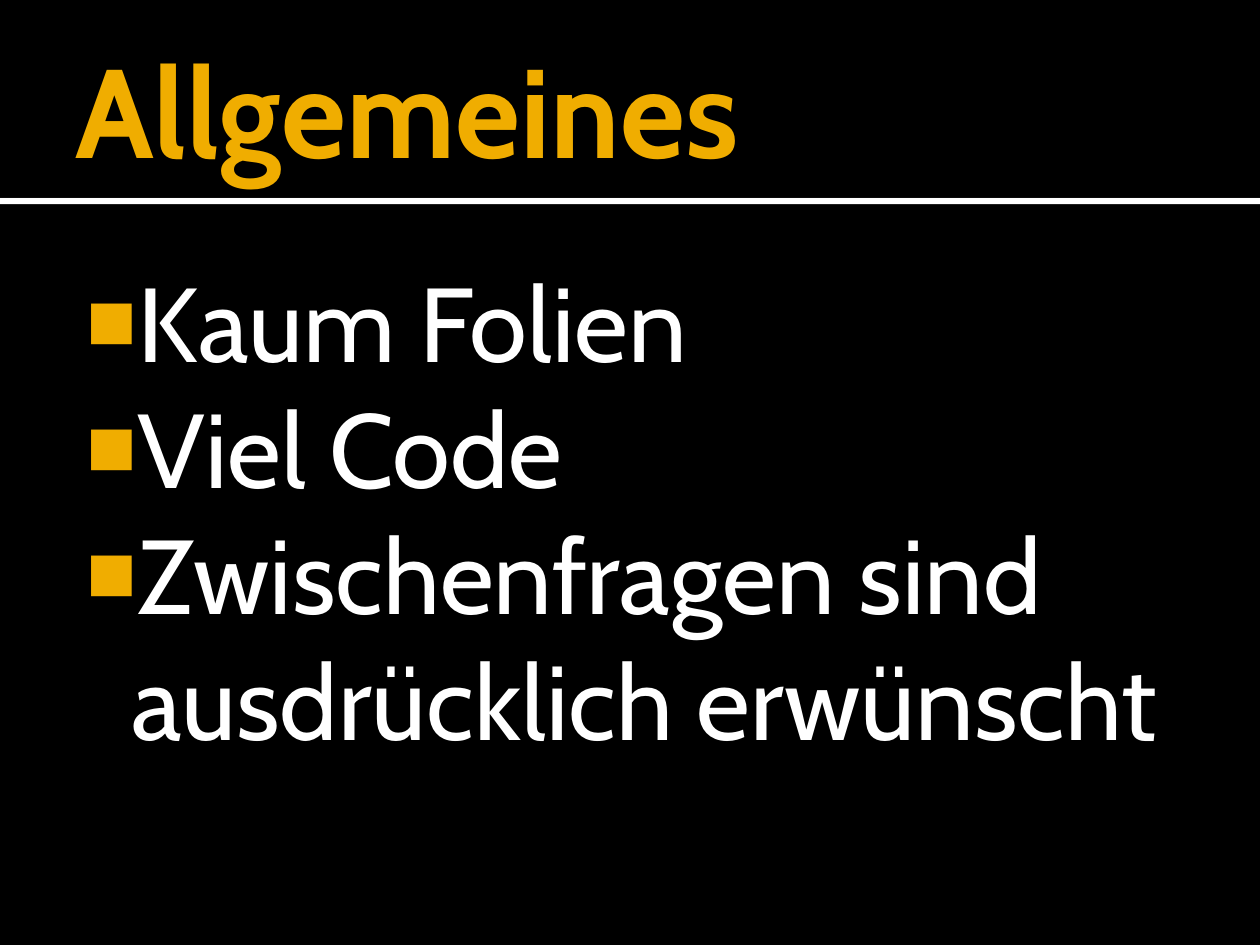
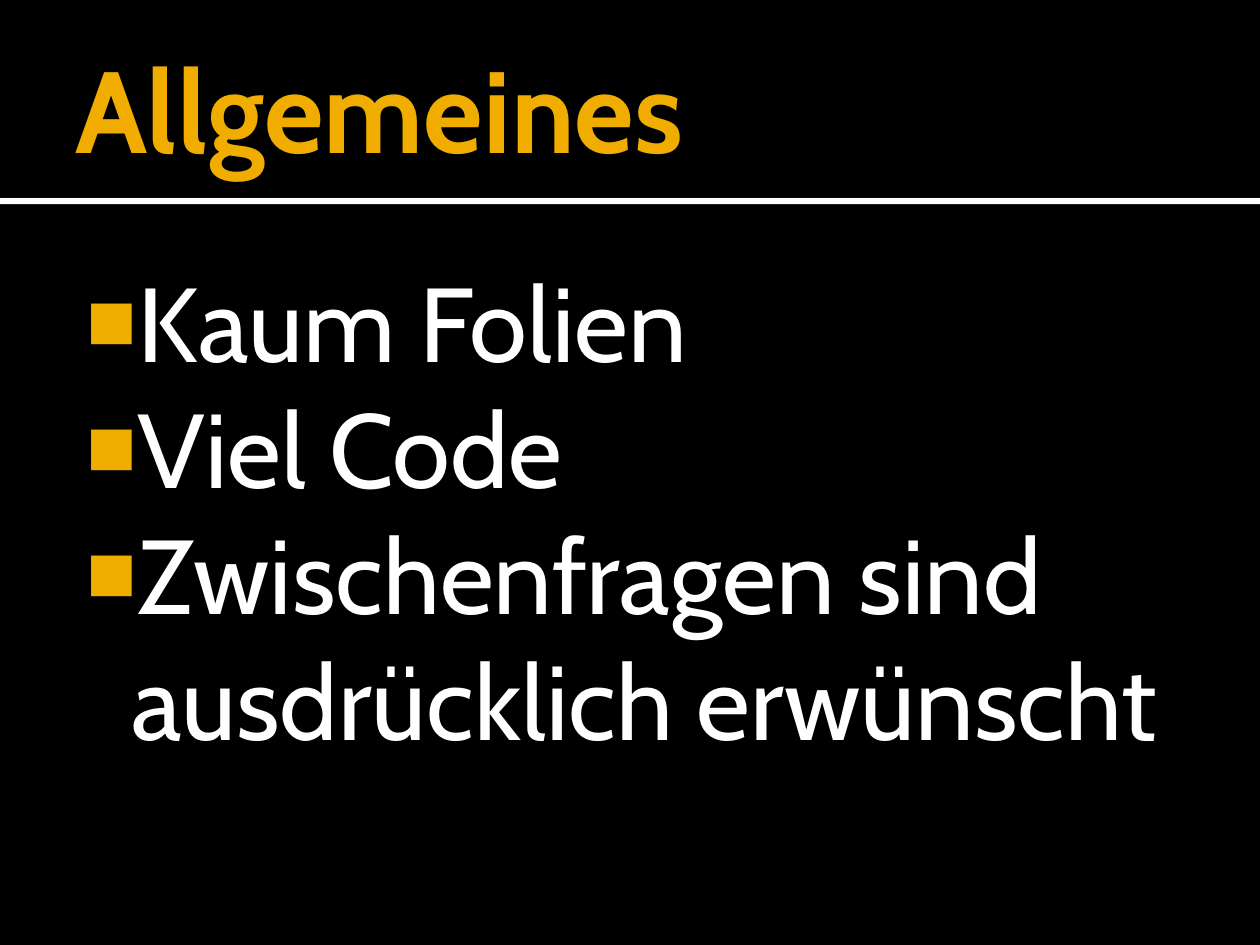
Before and after one commit to forki/FSharpTalk, a slide deck: slide 3 of IntroductionToFSharp.pptx (slide 2 before the commit). Drawn at 1260x945 pixels with LibreOffice and Linux fonts; fonts in the diff are those of the drawing. Boxes give left, top, right and bottom in pixels: in the first picture for what was removed or moved away, otherwise in the second. Text is boxed around its words. In the diff, an @@ line names an element or a change of style, - is before the commit and + after.

```diff
--- a/IntroductionToFSharp.pptx
+++ b/IntroductionToFSharp.pptx
@@ title "Allgemeines" at (76, 66, 684, 178): size 72 to 66 pt @@
```
Also in this commit, not shown: 3 other slides changed, 1 other file.
